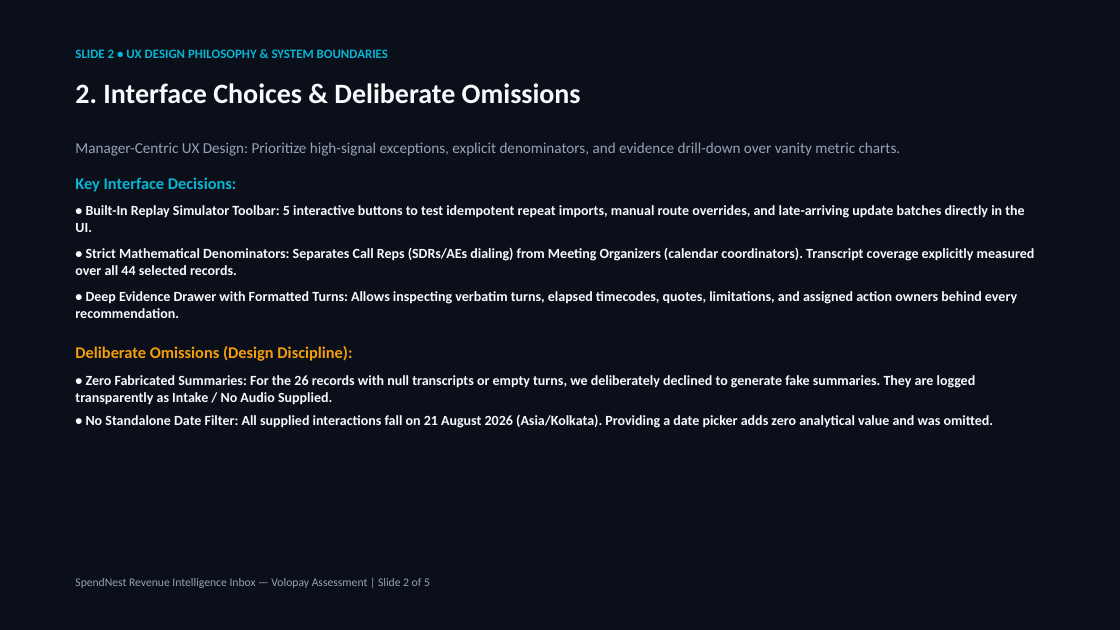
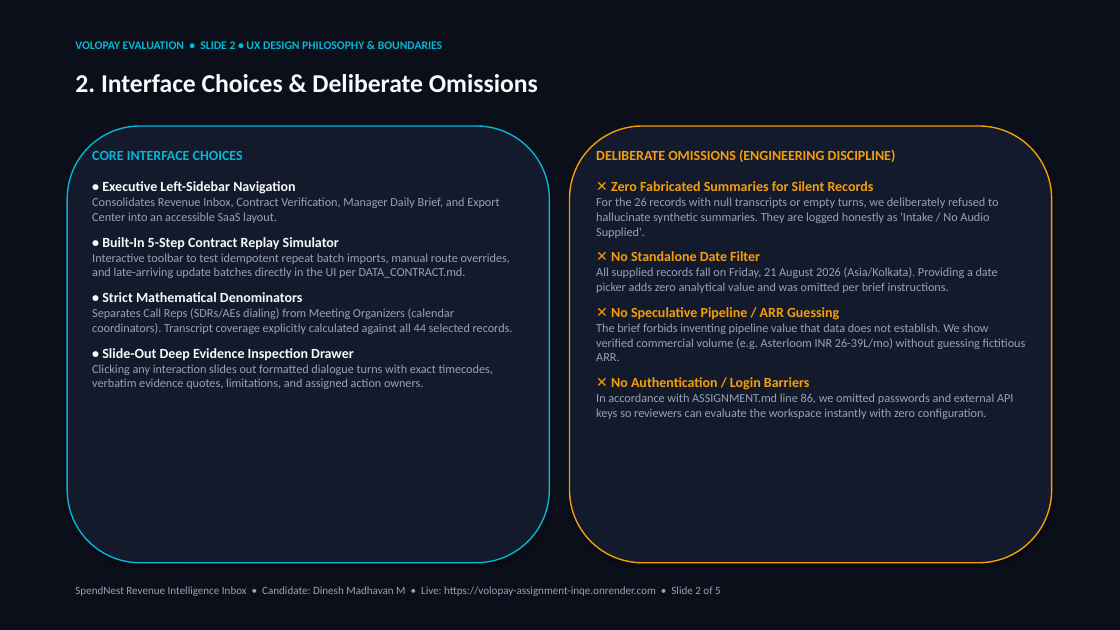
Before and after one commit to DineshMadhavanM/VOLOPAY_ASSIGNMENT, a slide deck: slide 2 of revenue-inbox/slides/presentation.pptx. Drawn at 1120x630 pixels with LibreOffice and Linux fonts; fonts in the diff are those of the drawing. Boxes give left, top, right and bottom in pixels: in the first picture for what was removed or moved away, otherwise in the second. Text is boxed around its words. In the diff, an @@ line names an element or a change of style, - is before the commit and + after.

Commit message:
feat: enhance 5-slide deck with executive card containers, candidate branding, and live Render URL

```diff
--- a/revenue-inbox/slides/presentation.pptx
+++ b/revenue-inbox/slides/presentation.pptx
@@ text at [75, 41, 442, 49]: text changed; size 11 to 10 pt @@
-SLIDE 2 • UX DESIGN PHILOSOPHY & SYSTEM BOUNDARIES
+VOLOPAY EVALUATION • SLIDE 2 • UX DESIGN PHILOSOPHY & BOUNDARIES
@@ text "2. Interface Choices & Deliberate ...": place and size @@
-text "2. Interface Choices & Deliberate ..." at [75, 83, 581, 104]
+text "2. Interface Choices & Deliberate ..." at [75, 74, 538, 92]
@@ text "2. Interface Choices & Deliberate ..." at [75, 74, 538, 92]: size 24 to 22 pt @@
@@ rounded rectangle added at [67, 126, 549, 563], fill #131A2B, outline #06B6D4 1.2 pt @@
@@ rounded rectangle added at [570, 126, 1052, 563], fill #131A2B, outline #F59E0B 1.2 pt @@
@@ text at [92, 151, 513, 389]: text changed; size 12 to 10.5 pt; text colour #F8FAFC to #94A3B8; bold off @@
-Manager-Centric UX Design: Prioritize high-signal exceptions, explicit denominators, and evidence drill-down over vanity metric charts.
-Key Interface Decisions:
-• Built-In Replay Simulator Toolbar: 5 interactive buttons to test idempotent repeat imports, manual route overrides, and late-arriving update batches directly in the UI.
-• Strict Mathematical Denominators: Separates Call Reps (SDRs/AEs dialing) from Meeting Organizers (calendar coordinators). Transcript coverage explicitly measured over all 44 selected records.
-• Deep Evidence Drawer with Formatted Turns: Allows inspecting verbatim turns, elapsed timecodes, quotes, limitations, and assigned action owners behind every recommendation.
-Deliberate Omissions (Design Discipline):
-• Zero Fabricated Summaries: For the 26 records with null transcripts or empty turns, we deliberately declined to generate fake summaries. They are logged transparently as Intake / No Audio Supplied.
-• No Standalone Date Filter: All supplied interactions fall on 21 August 2026 (Asia/Kolkata). Providing a date picker adds zero analytical value and was omitted.
+CORE INTERFACE CHOICES
+• Executive Left-Sidebar Navigation
+Consolidates Revenue Inbox, Contract Verification, Manager Daily Brief, and Export Center into an accessible SaaS layout.
+• Built-In 5-Step Contract Replay Simulator
+Interactive toolbar to test idempotent repeat batch imports, manual route overrides, and late-arriving update batches directly in the UI per DATA_CONTRACT.md.
+• Strict Mathematical Denominators
+Separates Call Reps (SDRs/AEs dialing) from Meeting Organizers (calendar coordinators). Transcript coverage explicitly calculated against all 44 selected records.
+• Slide-Out Deep Evidence Inspection Drawer
+Clicking any interaction slides out formatted dialogue turns with exact timecodes, verbatim evidence quotes, limitations, and assigned action owners.
@@ text added at [596, 150, 1026, 419], 10.5 pt, text #94A3B8 @@
+DELIBERATE OMISSIONS (ENGINEERING DISCIPLINE)
+✕ Zero Fabricated Summaries for Silent Records
+For the 26 records with null transcripts or empty turns, we deliberately refused to hallucinate synthetic summaries. They are logged honestly as 'Intake / No Audio Supplied'.
+✕ No Standalone Date Filter
+All supplied records fall on Friday, 21 August 2026 (Asia/Kolkata). Providing a date picker adds zero analytical value and was omitted per brief instructions.
+✕ No Speculative Pipeline / ARR Guessing
+The brief forbids inventing pipeline value that data does not establish. We show verified commercial volume (e.g. Asterloom INR 26-39L/mo) without guessing fictitious ARR.
+✕ No Authentication / Login Barriers
+In accordance with ASSIGNMENT.md line 86, we omitted passwords and external API keys so reviewers can evaluate the workspace instantly with zero configuration.
@@ text at [75, 586, 721, 596]: text changed; size 10 to 9.5 pt @@
-SpendNest Revenue Intelligence Inbox — Volopay Assessment | Slide 2 of 5
+SpendNest Revenue Intelligence Inbox • Candidate: Dinesh Madhavan M • Live: https://volopay-assignment-inqe.onrender.com • Slide 2 of 5
```
Also in this commit, not shown: 4 other slides changed, 2 other files.
